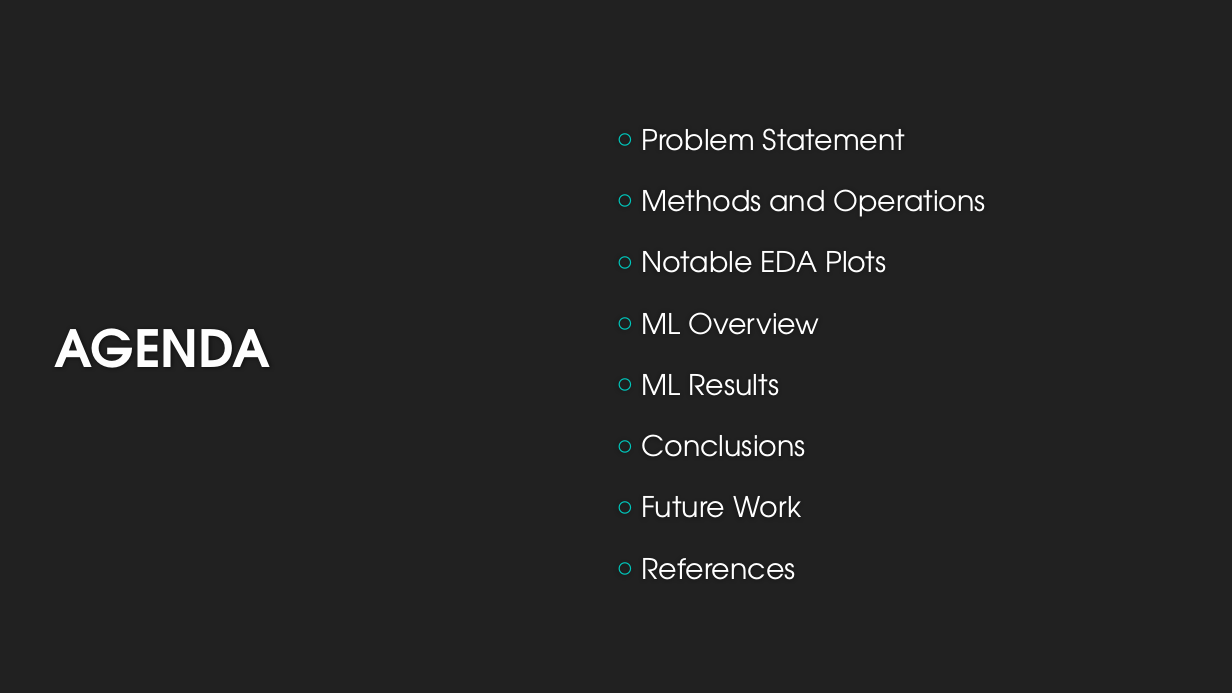
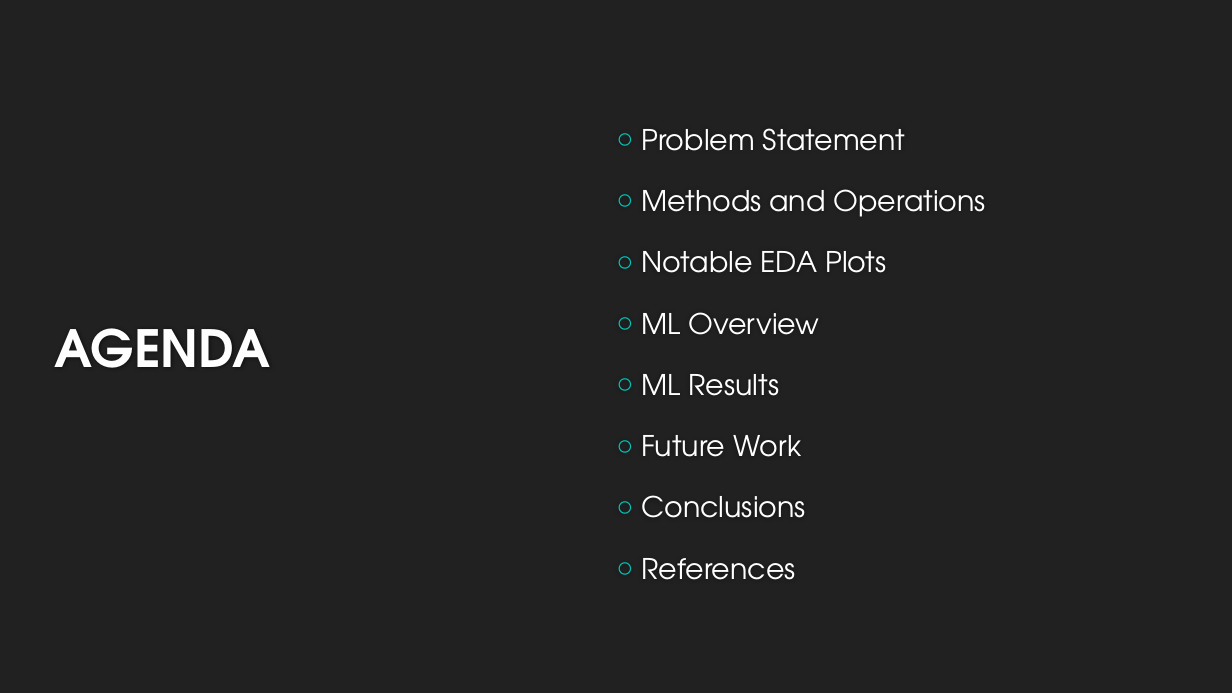
Before and after one commit to jeremyabeard5/MSDS696, a slide deck: slide 3 of MSDS696_FinalPresentation_JeremyBeard.pptx. Drawn at 1232x693 pixels with LibreOffice and Linux fonts; fonts in the diff are those of the drawing; background and template pictures are left out. Boxes give left, top, right and bottom in pixels: in the first picture for what was removed or moved away, otherwise in the second. Text is boxed around its words. In the diff, an @@ line names an element or a change of style, - is before the commit and + after.

```diff
--- a/MSDS696_FinalPresentation_JeremyBeard.pptx
+++ b/MSDS696_FinalPresentation_JeremyBeard.pptx
@@ text at [641,435,801,457]: paragraph added @@
+○ Future Work
@@ text at [641,496,801,518]: paragraph removed @@
-○ Future Work
```
Also in this commit, not shown: 7 other slides changed, 5 slides added, 5 slides removed, 3 other files.
